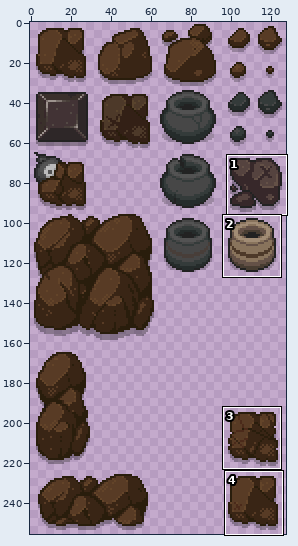
Two versions of one sprite sheet, resources/gfx/grid/rocks_burningbasement.png. The picture above shows the old version from afar; the outline marks the close-up.
Close-up. Old version:
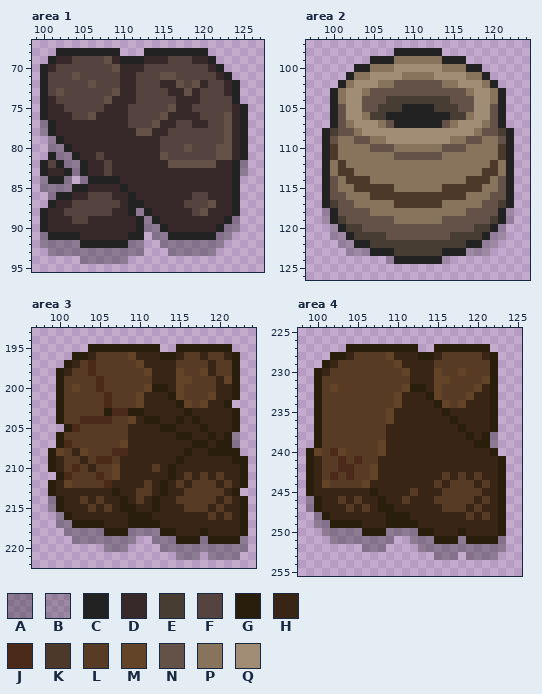
The file is 128x256 pixels. Colours within 5 levels of each other are drawn and written as one. Shown: area 1: x 99..127, y 67..95; area 2: x 97..124, y 97..126; area 3: x 97..124, y 193..222; area 4: x 98..125, y 225..255. The commit also changed other parts of the picture, which this record leaves out.
Palette (. is transparent): A #00000047  B #1c1c1c3b  C #222222  D #37282a  E #483d32  F #55433f  G #291d0c  H #392515  J #4b2a1a  K #4d3929  L #583b25  M #634429  N #645147  P #88735c  Q #a18c75
And afterwards:
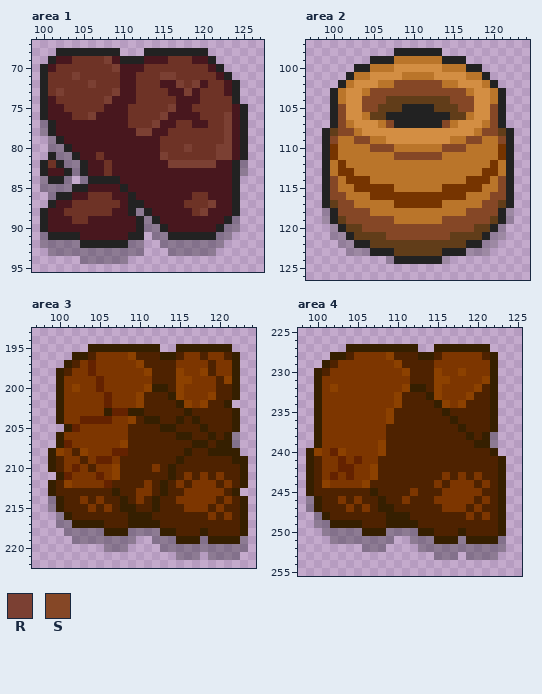
Colours new in this view: R #7b4033  S #854726
Change:
{"colour":"D","old":"#37282a","new":"#48171e"}
{"colour":"E","old":"#483d32","new":"#613d19"}
{"colour":"F","old":"#55433f","new":"#6e3326"}
{"colour":"G","old":"#291d0c","new":"#351f00"}
{"colour":"H","old":"#392515","new":"#4e2200"}
{"colour":"J","old":"#4b2a1a","new":"#642200"}
{"colour":"K","old":"#4d3929","new":"#763400"}
{"colour":"L","old":"#583b25","new":"#7d3600"}
{"colour":"M","old":"#634429","new":"#8c4100"}
{"colour":"P","old":"#88735c","new":"#ba752a"}
{"colour":"Q","old":"#a18c75","new":"#d38e43"}
{"where": "area 1"}
{"y":69,"x":108,"old":"N","new":"R"}
{"y":70,"x":109,"old":"N","new":"R"}
{"y":71,"x":104,"old":"N","new":"R"}
{"y":71,"x":115,"old":"NN","new":"RR"}
{"y":72,"x":106,"old":"N","new":"R"}
{"y":72,"x":117,"old":"N","new":"R"}
{"y":72,"x":119,"old":"N","new":"R"}
{"y":73,"x":102,"old":"N","new":"R"}
{"y":73,"x":109,"old":"N","new":"R"}
{"y":73,"x":118,"old":"N","new":"R"}
{"y":74,"x":108,"old":"N","new":"R"}
{"y":75,"x":116,"old":"N","new":"R"}
{"y":76,"x":106,"old":"N","new":"R"}
{"y":76,"x":115,"old":"N","new":"R"}
{"y":76,"x":123,"old":"N","new":"R"}
{"y":77,"x":114,"old":"N","new":"R"}
{"y":77,"x":123,"old":"N","new":"R"}
{"y":78,"x":112,"old":"NN","new":"RR"}
{"y":78,"x":123,"old":"N","new":"R"}
{"y":79,"x":123,"old":"N","new":"R"}
{"y":80,"x":118,"old":"N","new":"R"}
{"y":80,"x":122,"old":"NN","new":"RR"}
{"y":81,"x":115,"old":"N","new":"R"}
{"y":81,"x":122,"old":"NN","new":"RR"}
{"y":82,"x":116,"old":"NNNNNN","new":"RRRRRR"}
{"y":87,"x":121,"old":"N","new":"R"}
{"y":88,"x":120,"old":"N","new":"R"}
{"where": "area 2"}
{"y":102,"x":108,"old":"NNNNNN","new":"SSSSSS"}
{"y":103,"x":105,"old":"NNNNNNNNNNNN","new":"SSSSSSSSSSSS"}
{"y":104,"x":104,"old":"NNN","new":"SSS"}
{"y":104,"x":115,"old":"NNN","new":"SSS"}
{"y":105,"x":101,"old":"N","new":"S"}
{"y":105,"x":104,"old":"NN","new":"SS"}
{"y":105,"x":116,"old":"NN","new":"SS"}
{"y":105,"x":120,"old":"N","new":"S"}
{"y":106,"x":101,"old":"N","new":"S"}
{"y":106,"x":120,"old":"N","new":"S"}
{"y":107,"x":101,"old":"N","new":"S"}
{"y":107,"x":107,"old":"N","new":"S"}
{"y":107,"x":114,"old":"N","new":"S"}
{"y":107,"x":120,"old":"N","new":"S"}
{"y":108,"x":101,"old":"NN","new":"SS"}
{"y":108,"x":119,"old":"NN","new":"SS"}
{"y":109,"x":100,"old":"N","new":"S"}
{"y":109,"x":103,"old":"NN","new":"SS"}
{"y":109,"x":117,"old":"NN","new":"SS"}
{"y":109,"x":121,"old":"N","new":"S"}
{"y":110,"x":105,"old":"NNN","new":"SSS"}
{"y":110,"x":114,"old":"NNN","new":"SSS"}
{"y":111,"x":108,"old":"NNNNNN","new":"SSSSSS"}
{"y":114,"x":100,"old":"N","new":"S"}
{"y":114,"x":121,"old":"N","new":"S"}
{"y":115,"x":100,"old":"N","new":"S"}
{"y":115,"x":121,"old":"N","new":"S"}
{"y":116,"x":100,"old":"NN","new":"SS"}
{"y":116,"x":120,"old":"NN","new":"SS"}
{"y":117,"x":101,"old":"NN","new":"SS"}
{"y":117,"x":119,"old":"NN","new":"SS"}
{"y":118,"x":101,"old":"NNNN","new":"SSSS"}
{"y":118,"x":117,"old":"NNNN","new":"SSSS"}
{"y":119,"x":102,"old":"NNNNNN","new":"SSSSSS"}
{"y":119,"x":114,"old":"NNNNNN","new":"SSSSSS"}
{"y":120,"x":104,"old":"NNNNNNNNNNNNNN","new":"SSSSSSSSSSSSSS"}
{"y":121,"x":107,"old":"NNNNNNNN","new":"SSSSSSSS"}
{"label":"changed","picture_box":[48,56,240,240]}
{"label":"changed","picture_box":[330,56,506,256]}
{"label":"changed","picture_box":[48,344,248,544]}
{"label":"changed","picture_box":[306,344,506,544]}
